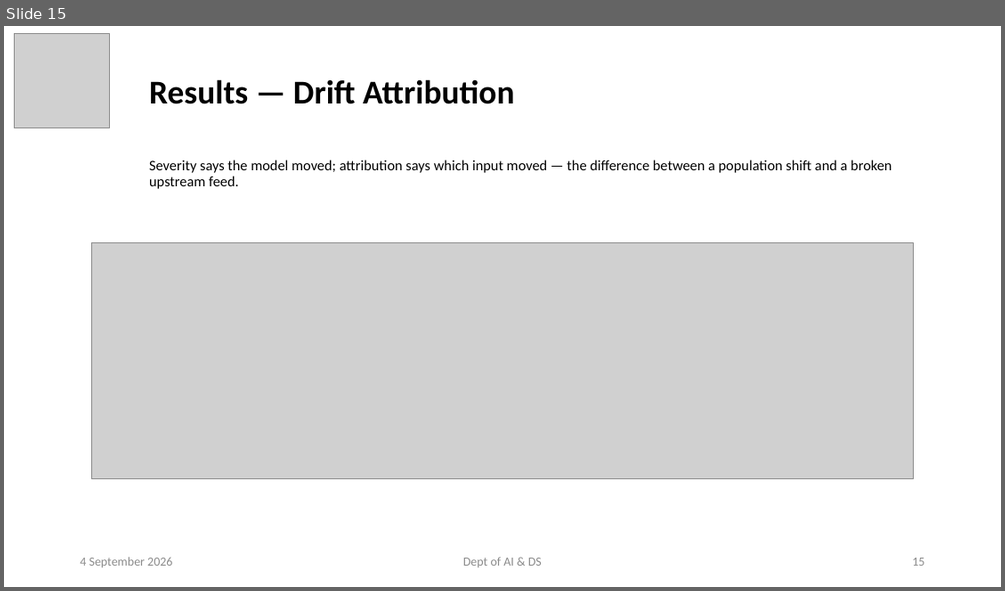
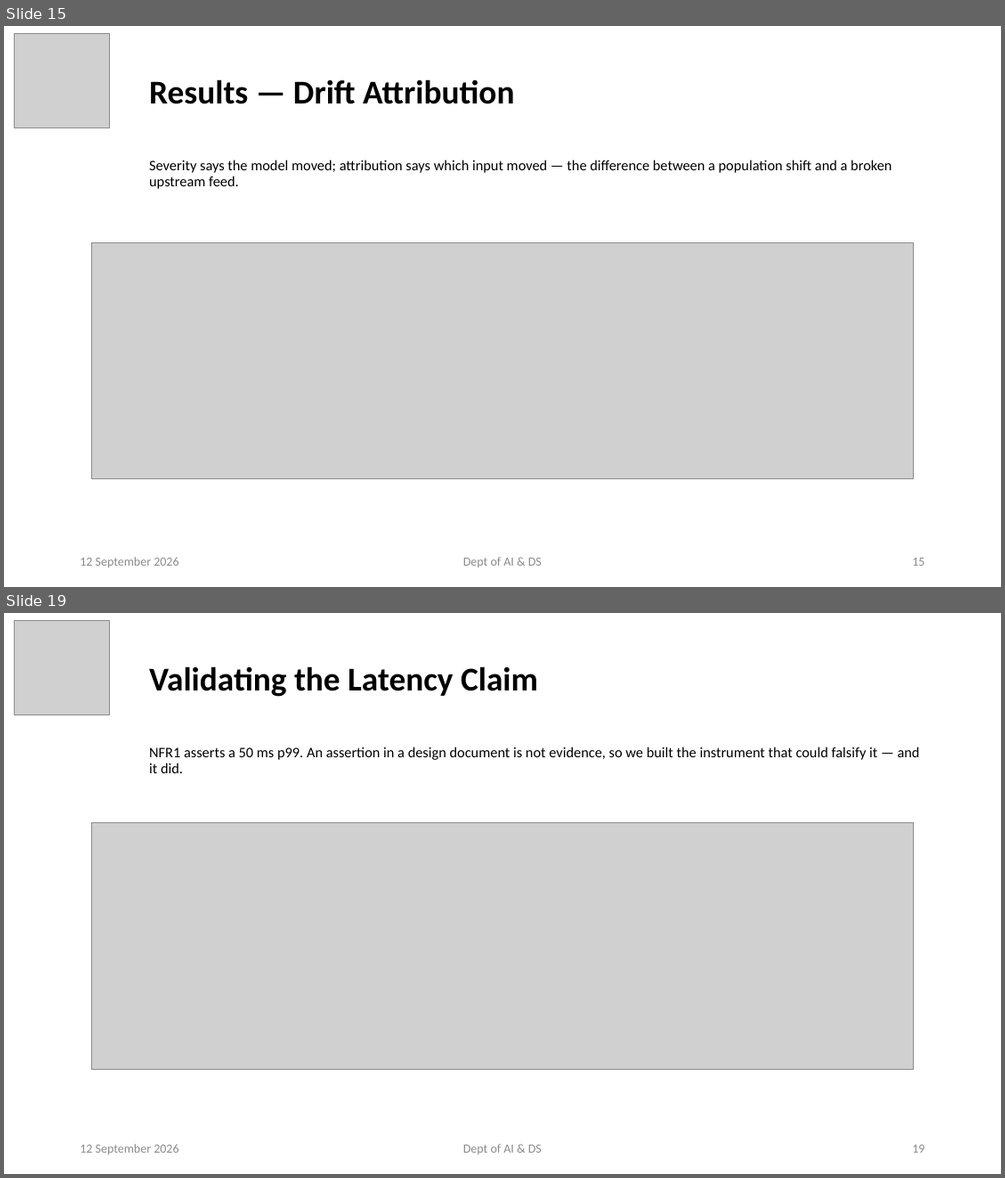
Before and after one commit to ayushpandey0201/custos, a slide deck: docs/presentations/Custos_Phase2_Review1.pptx. Shown one above the other, each under a label of ours: slide 15 before the commit, slides 15 and 19 after it; the slides between them are not shown. The pictures are 1005x591 and 1005x1178 pixels, drawn with LibreOffice and Linux fonts; fonts in the diff are those of the drawing; grey boxes stand for pictures. Boxes give left, top, right and bottom in pixels: in the first picture for what was removed or moved away, otherwise in the second. Text is boxed around its words. In the diff, an @@ line names an element or a change of style, - is before the commit and + after.

```diff
--- a/docs/presentations/Custos_Phase2_Review1.pptx
+++ b/docs/presentations/Custos_Phase2_Review1.pptx
@@ slide 19 added at [4, 613, 1001, 1174], background #FFFFFF @@
@@ picture added at [15, 620, 109, 714] @@
@@ title added at [149, 666, 538, 697], 32 pt, text #000000, bold @@
+Validating the Latency Claim
@@ subtitle added at [149, 747, 920, 773], 14 pt, text #000000 @@
+NFR1 asserts a 50 ms p99. An assertion in a design document is not evidence, so we built the instrument that could falsify it — and it did.
@@ picture added at [91, 822, 914, 1070] @@
@@ text added at [80, 1143, 178, 1154], 12 pt, text #8C8C8C @@
+12 September 2026
@@ text added at [463, 1143, 542, 1154], 12 pt, text #8C8C8C @@
+Dept of AI & DS
@@ page number added at [912, 1144, 924, 1152], 12 pt, text #8C8C8C @@
+19
@@ slide 15 changed as well @@
@@ text at [80, 556, 178, 567]: text changed @@
-4 September 2026
+12 September 2026
```
Also in this commit, not shown: 15 other slides changed, 5 other slides added, 18 other files.
